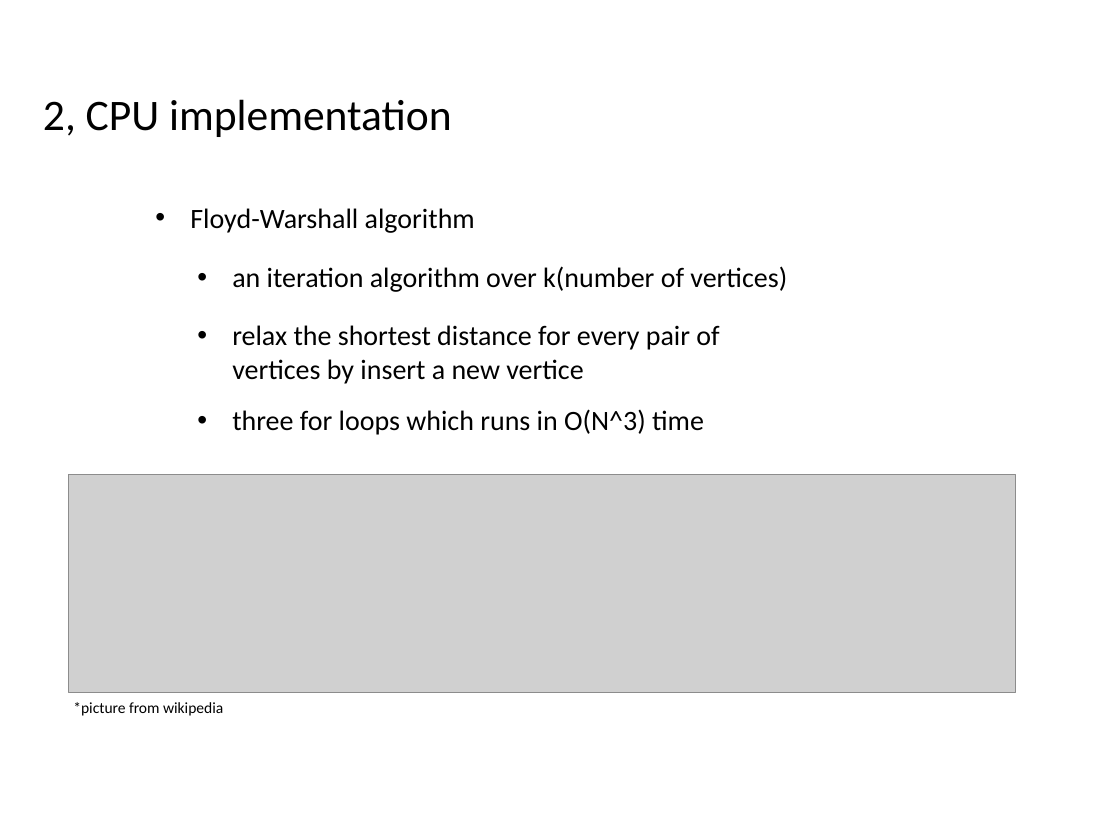
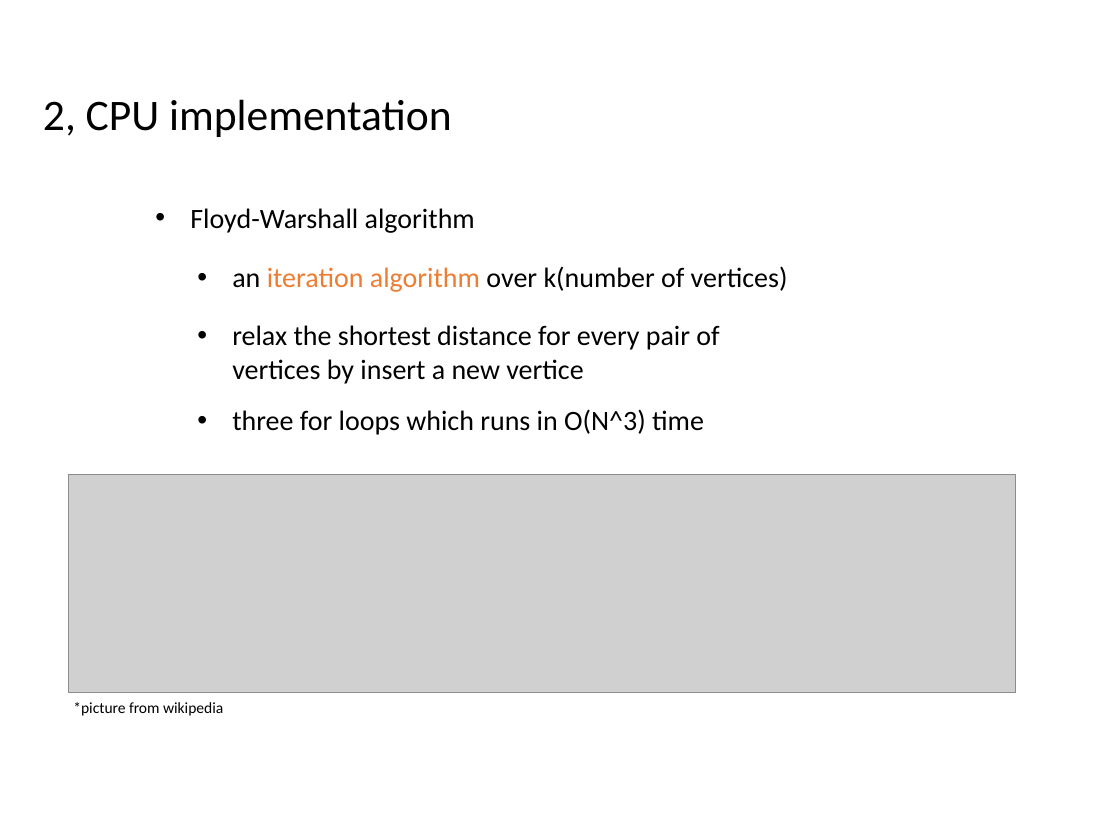
Before and after one commit to deyiaodiao/APSP_CUDA, a slide deck: slide 3 of report/CS677 Final Project.pptx. Drawn at 1120x840 pixels with LibreOffice and Linux fonts; fonts in the diff are those of the drawing; grey boxes stand for pictures. Boxes give left, top, right and bottom in pixels: in the first picture for what was removed or moved away, otherwise in the second. Text is boxed around its words. In the diff, an @@ line names an element or a change of style, - is before the commit and + after.

```diff
--- a/report/CS677 Final Project.pptx
+++ b/report/CS677 Final Project.pptx
@@ text "an iteration algorithm over k(number ..." at bbox=[232, 266, 788, 292]: text colour #000000 to #ED7D31 in "iteration algorithm" @@
```
Also in this commit, not shown: 12 other slides changed, 1 slide added, 3 other files.
